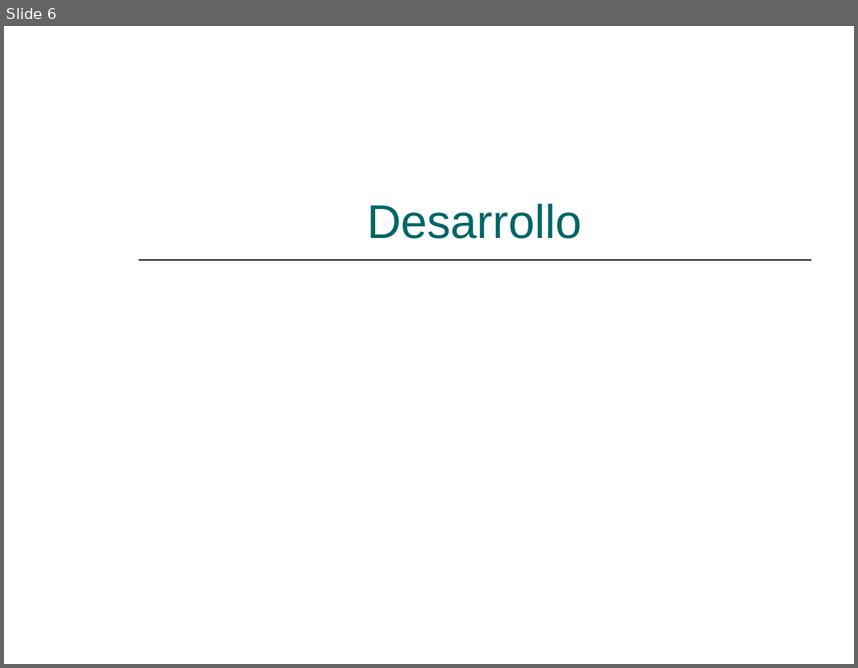
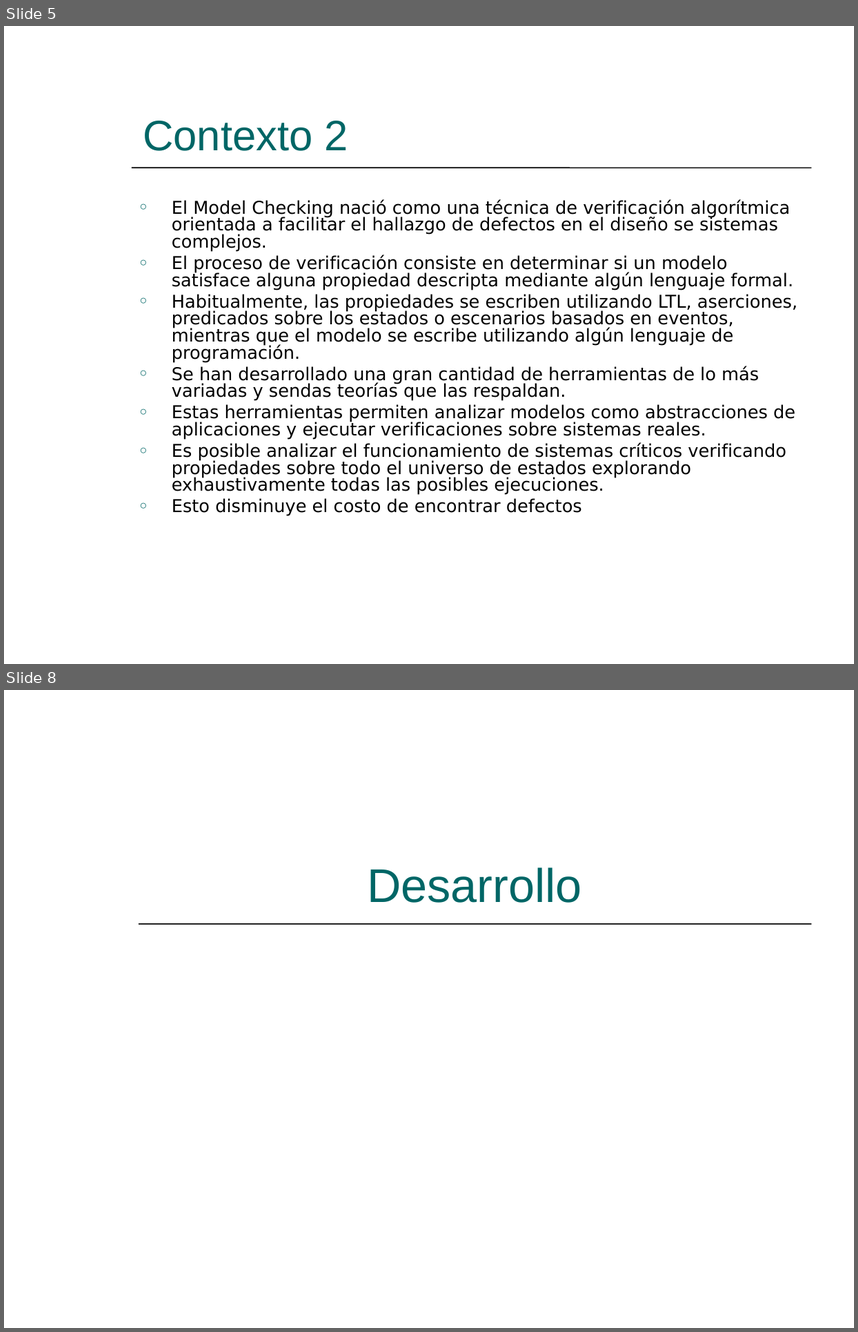
Before and after one commit to hugomelendez/tesis-jpf-2006, a slide deck: tesis-doc/Presentación.ppt. Shown one above the other, each under a label of ours: slide 6 before the commit, slides 5 and 8 after it; the slides between them are not shown. The pictures are 858x668 and 858x1332 pixels, drawn with LibreOffice and Linux fonts; fonts in the diff are those of the drawing. Boxes give left, top, right and bottom in pixels: in the first picture for what was removed or moved away, otherwise in the second. Text is boxed around its words. In the diff, an @@ line names an element or a change of style, - is before the commit and + after.

```diff
--- a/tesis-doc/Presentación.ppt
+++ b/tesis-doc/Presentación.ppt
@@ slide 5 added at box(4, 26, 854, 664), background #FFFFFF @@
@@ freeform shape added at box(4, 26, 66, 319), fill #006666 @@
@@ freeform shape added at box(4, 89, 85, 381), fill #99CCCC @@
@@ title added at box(143, 121, 348, 151), 36 pt, text #006666 @@
+Contexto 2
@@ line added from (132, 168) to (811, 168), #000000 0.99 pt @@
@@ text added at box(172, 199, 797, 516), 15 pt, text #000000 @@
+○ El Model Checking nació como una técnica de verificación algorítmica orientada a facilitar el hallazgo de defectos en el diseño se sistemas complejos.
+○ El proceso de verificación consiste en determinar si un modelo satisface alguna propiedad descripta mediante algún lenguaje formal.
+○ Habitualmente, las propiedades se escriben utilizando LTL, aserciones, predicados sobre los estados o escenarios basados en eventos, mientras que el modelo se escribe utilizando algún lenguaje de programación.
+○ Se han desarrollado una gran cantidad de herramientas de lo más variadas y sendas teorías que las respaldan.
+○ Estas herramientas permiten analizar modelos como abstracciones de aplicaciones y ejecutar verificaciones sobre sistemas reales.
+○ Es posible analizar el funcionamiento de sistemas críticos verificando propiedades sobre todo el universo de estados explorando exhaustivamente todas las posibles ejecuciones.
+○ Esto disminuye el costo de encontrar defectos
@@ what was slide 6 is now slide 8 @@
```
Also in this commit, not shown: 7 slides changed, 37 other slides added.
